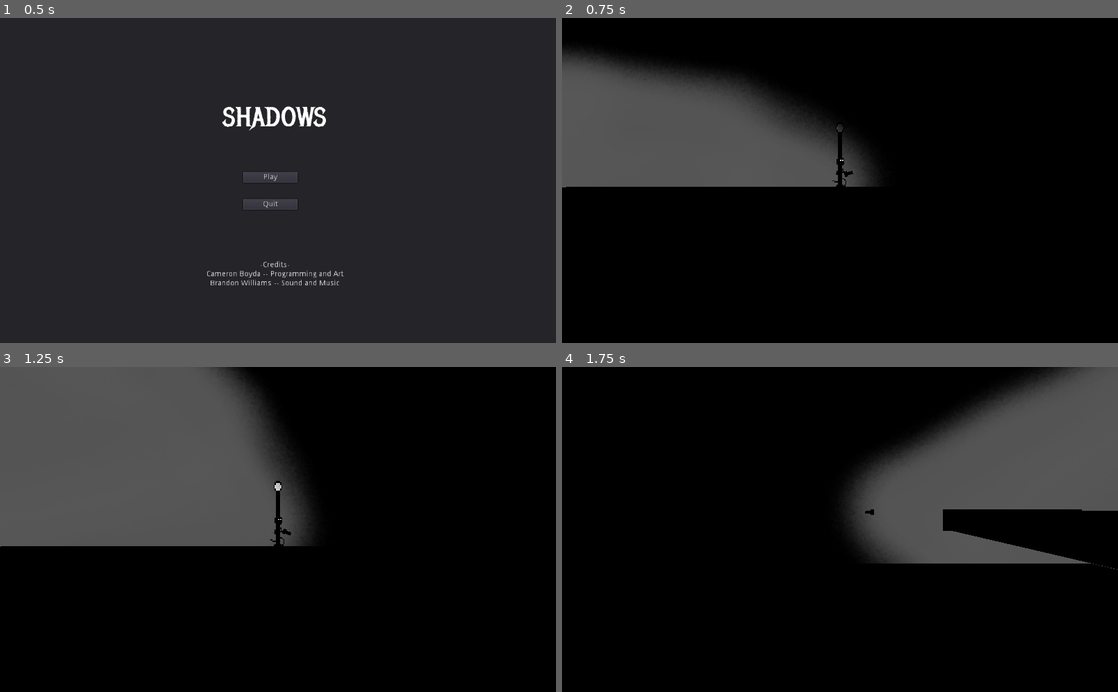
Above: before the commit, frames 1-4 (two rows, left to right).
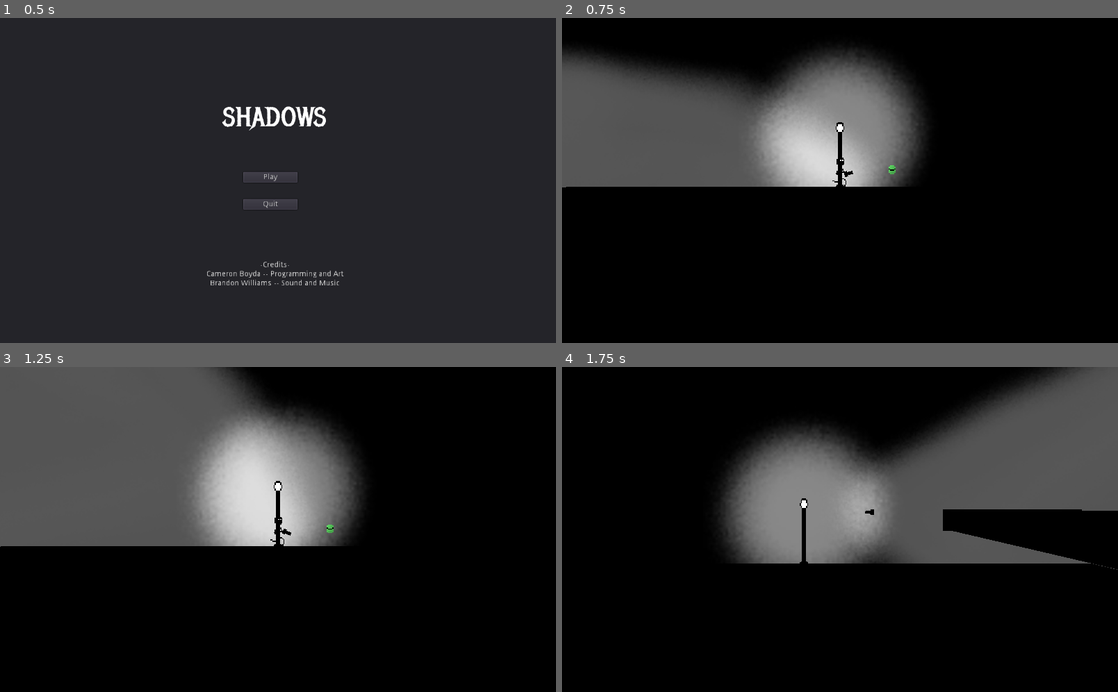
Above: after the commit, the same moments.

Repository: Cryogenic6891/fwtd
Game: Godot game, scene res://Scenes/mainMenu.tscn
The game is run twice, just before and just after one commit, with the same random seed, the same clock (stepped at 60 frames per second) and the same inputs.
Inputs (mouse positions are in pixels of both pictures, inside the frame that each line leads up to):
- Up to frame 1 (0.5 s): no input
- Up to frame 2 (0.75 s): click "Play" at 0.5 s
- Up to frame 3 (1.25 s): no input
- Up to frame 4 (1.75 s): move the mouse to (962, 513) at 1.27 s; hold D (moveRight) from 1.28 s (still down); hold C (crouch) from 1.28 s (still down); tap Space (jump) at 1.52 s

Frame 1 is identical in both runs. In frame 2, 11% of the frame differs, in the area x 34-66%, y 9-52%; in frame 3, 11%; in frame 4, 11%, in the area x 28-59%, y 17-61%.

Commit message:
Add files via upload

Diff:
--- a/Fate Worse Than Death/Scenes/credits.tscn
+++ b/Fate Worse Than Death/Scenes/credits.tscn
@@ -1,7 +1,8 @@
-[gd_scene load_steps=4 format=2]
+[gd_scene load_steps=5 format=2]
 
 [ext_resource path="res://UI/MetalMania-Regular.ttf" type="DynamicFontData" id=1]
 [ext_resource path="res://Scenes/mainMenu.gd" type="Script" id=2]
+[ext_resource path="res://Sound/End Credit.wav" type="AudioStream" id=3]
 
 [sub_resource type="DynamicFont" id=1]
 size = 50
@@ -15,6 +16,16 @@
 [node name="mainPanel" type="Panel" parent="CanvasLayer"]
 anchor_right = 1.0
 anchor_bottom = 1.0
+
+[node name="credits" type="Label" parent="CanvasLayer/mainPanel"]
+margin_left = 372.0
+margin_top = 217.0
+margin_right = 625.0
+margin_bottom = 265.0
+text = "-Credits-
+Cameron Boyda -- Programming and Art
+Brandon Williams -- Sound and Music"
+align = 1
 
 [node name="Label" type="Label" parent="CanvasLayer/mainPanel"]
 anchor_left = 0.5
@@ -41,5 +52,9 @@
 margin_bottom = 354.0
 text = "Quit"
 
+[node name="AudioStreamPlayer" type="AudioStreamPlayer" parent="."]
+stream = ExtResource( 3 )
+autoplay = true
+
 [connection signal="pressed" from="CanvasLayer/mainPanel/play" to="." method="_on_play_pressed"]
 [connection signal="pressed" from="CanvasLayer/mainPanel/quit" to="." method="_on_quit_pressed"]
--- a/Fate Worse Than Death/Scenes/level2.gd
+++ b/Fate Worse Than Death/Scenes/level2.gd
@@ -2,12 +2,17 @@
 
 onready var player = get_tree().get_nodes_in_group("player")[0]
 onready var nav = $Navigation
+onready var jukebox = $jukebox
 
 onready var screenManager = get_node("/root/ScreenManager")
 onready var gameOver = preload("res://Scenes/gameOver.tscn")
+onready var level2song = preload("res://Sound/Horror 2d Main Theme.wav")
+
 
 func _ready():
 	screenManager.currentScene = "level2"
+	jukebox.stream = level2song
+	jukebox.autoplay = true
 
 func _on_Area2D_body_entered(body):
 	if body == player:
--- a/Fate Worse Than Death/Scenes/mainMenu.tscn
+++ b/Fate Worse Than Death/Scenes/mainMenu.tscn
@@ -1,7 +1,8 @@
-[gd_scene load_steps=4 format=2]
+[gd_scene load_steps=5 format=2]
 
 [ext_resource path="res://UI/MetalMania-Regular.ttf" type="DynamicFontData" id=1]
 [ext_resource path="res://Scenes/mainMenu.gd" type="Script" id=2]
+[ext_resource path="res://Sound/Main theme 2.wav" type="AudioStream" id=3]
 
 [sub_resource type="DynamicFont" id=1]
 size = 50
@@ -51,5 +52,9 @@
 Brandon Williams -- Sound and Music"
 align = 1
 
+[node name="AudioStreamPlayer" type="AudioStreamPlayer" parent="."]
+stream = ExtResource( 3 )
+autoplay = true
+
 [connection signal="pressed" from="CanvasLayer/mainPanel/play" to="." method="_on_play_pressed"]
 [connection signal="pressed" from="CanvasLayer/mainPanel/quit" to="." method="_on_quit_pressed"]
--- a/Fate Worse Than Death/characters/player.gd
+++ b/Fate Worse Than Death/characters/player.gd
@@ -7,6 +7,7 @@
 onready var crouching = preload("res://Art/pixil-frame-0 (36).png")
 onready var anim = $AnimationTree
 onready var animMode = anim.get("parameters/playback")
+onready var steps = $AudioStreamPlayer
 
 var stairMovement = false
 var goingUp
@@ -20,6 +21,7 @@
 
 var touching
 var gripping = false
+var running = false
 
 func _ready():
 	Input.set_mouse_mode(Input.MOUSE_MODE_CONFINED)
@@ -30,9 +32,11 @@
 		anim.set("parameters/idle/blend_position", velocity.x)
 		anim.set("parameters/run/blend_position", velocity.x)
 		animMode.travel("run")
+		running = true
 	else:
 		anim.set("parameters/idle/blend_position", velocity.x)
 		animMode.travel("idle")
+		running = false
 	move_and_slide(velocity*speed*delta, Vector2.UP)
 	velocity.y += gravity * delta
 	if velocity.y >= maxFall:
@@ -57,5 +61,16 @@
 	else:
 		pass
 
+func _process(delta):
+	if self.is_on_floor():
+		if running and steps.playing:
+			pass
+		elif running and not steps.playing:
+			steps.play()
+		else:
+			steps.stop()
+	else:
+		steps.stop()
+
 func jump():
 	pass
--- a/Fate Worse Than Death/characters/player.tscn
+++ b/Fate Worse Than Death/characters/player.tscn
@@ -1,9 +1,10 @@
-[gd_scene load_steps=20 format=2]
+[gd_scene load_steps=21 format=2]
 
 [ext_resource path="res://Art/idleplayer.png" type="Texture" id=1]
 [ext_resource path="res://characters/player.gd" type="Script" id=2]
 [ext_resource path="res://things/flashlight.tscn" type="PackedScene" id=3]
 [ext_resource path="res://Art/Pixilart Sprite Sheet (1).png" type="Texture" id=4]
+[ext_resource path="res://Sound/Foot steps.wav" type="AudioStream" id=5]
 
 [sub_resource type="RectangleShape2D" id=1]
 extents = Vector2( 8, 8 )
@@ -245,3 +246,6 @@
 anims/idleRight = SubResource( 4 )
 anims/runLeft = SubResource( 3 )
 anims/runRight = SubResource( 2 )
+
+[node name="AudioStreamPlayer" type="AudioStreamPlayer" parent="."]
+stream = ExtResource( 5 )
--- a/Fate Worse Than Death/things/flashlight.gd
+++ b/Fate Worse Than Death/things/flashlight.gd
@@ -7,6 +7,7 @@
 onready var light = $Light2D/Area2D
 onready var switchLight = $Light2D
 onready var batteryTimer = $Timer
+onready var dim = $AudioStreamPlayer
 
 var battery = 100
 var rotationLook = Vector2.ZERO
@@ -24,6 +25,10 @@
 	else:
 		light.monitoring = true
 		switchLight.color = Color.white
+	if battery < 25 and not dim.playing:
+		dim.play()
+	elif battery > 25:
+		dim.stop()
 
 func _on_Area2D_body_entered(body):
 	if body == enemy:
--- a/Fate Worse Than Death/things/flashlight.tscn
+++ b/Fate Worse Than Death/things/flashlight.tscn
@@ -1,8 +1,9 @@
-[gd_scene load_steps=5 format=2]
+[gd_scene load_steps=6 format=2]
 
 [ext_resource path="res://Art/pixil-frame-0 (46).png" type="Texture" id=1]
 [ext_resource path="res://things/flashlight.gd" type="Script" id=2]
 [ext_resource path="res://Art/cone.png" type="Texture" id=3]
+[ext_resource path="res://Sound/Flashlight Dimming.wav" type="AudioStream" id=4]
 
 [sub_resource type="RectangleShape2D" id=1]
 extents = Vector2( 8, 8 )
@@ -33,6 +34,9 @@
 [node name="Timer" type="Timer" parent="."]
 autostart = true
 
+[node name="AudioStreamPlayer" type="AudioStreamPlayer" parent="."]
+stream = ExtResource( 4 )
+
 [connection signal="body_entered" from="Light2D/Area2D" to="." method="_on_Area2D_body_entered"]
 [connection signal="body_exited" from="Light2D/Area2D" to="." method="_on_Area2D_body_exited"]
 [connection signal="timeout" from="Timer" to="." method="_on_Timer_timeout"]
--- a/Fate Worse Than Death/things/lamp.gd
+++ b/Fate Worse Than Death/things/lamp.gd
@@ -7,6 +7,7 @@
 onready var flashlight = get_tree().get_nodes_in_group("flashlight")[0]
 onready var lampAudio = preload("res://Sound/11-02-2022 30 day Horror Game Concepts Lamp Ambience.wav")
 onready var normalAudio = preload("res://Sound/11-02-2022 30 day Horror Game Music Concept.wav")
+onready var level2Audio = preload("res://Sound/Horror 2d Main Theme.wav")
 onready var currentLevel = get_node("/root/ScreenManager")
 onready var level2 = "res://Scenes/level2.tscn"
 onready var mainMenu = "res://Scenes/credits.tscn"
@@ -27,7 +28,10 @@
 
 func _on_Area2D_body_exited(body):
 	if body == player:
-		jukebox.stream = normalAudio
+		if currentLevel.currentScene == "level1":
+			jukebox.stream = normalAudio
+		elif currentLevel.currentScene == "level2":
+			jukebox.stream = level2Audio
 		jukebox.play()
 		enemy.set_physics_process(true)
 		flashlight.batteryTimer.start()
Not shown, added: Fate Worse Than Death/Sound/End Credit.wav.import
Not shown, added: Fate Worse Than Death/Sound/Flashlight Dimming.wav.import
Not shown, added: Fate Worse Than Death/Sound/Foot steps.wav.import
Not shown, added: Fate Worse Than Death/Sound/Horror 2d Main Theme.wav.import
Not shown, added: Fate Worse Than Death/Sound/Main theme 2.wav.import
Not shown, added: Fate Worse Than Death/Sound/End Credit.wav
Not shown, added: Fate Worse Than Death/Sound/Flashlight Dimming.wav
Not shown, added: Fate Worse Than Death/Sound/Foot steps.wav
Not shown, added: Fate Worse Than Death/Sound/Horror 2d Main Theme.wav
Not shown, added: Fate Worse Than Death/Sound/Main theme 2.wav
